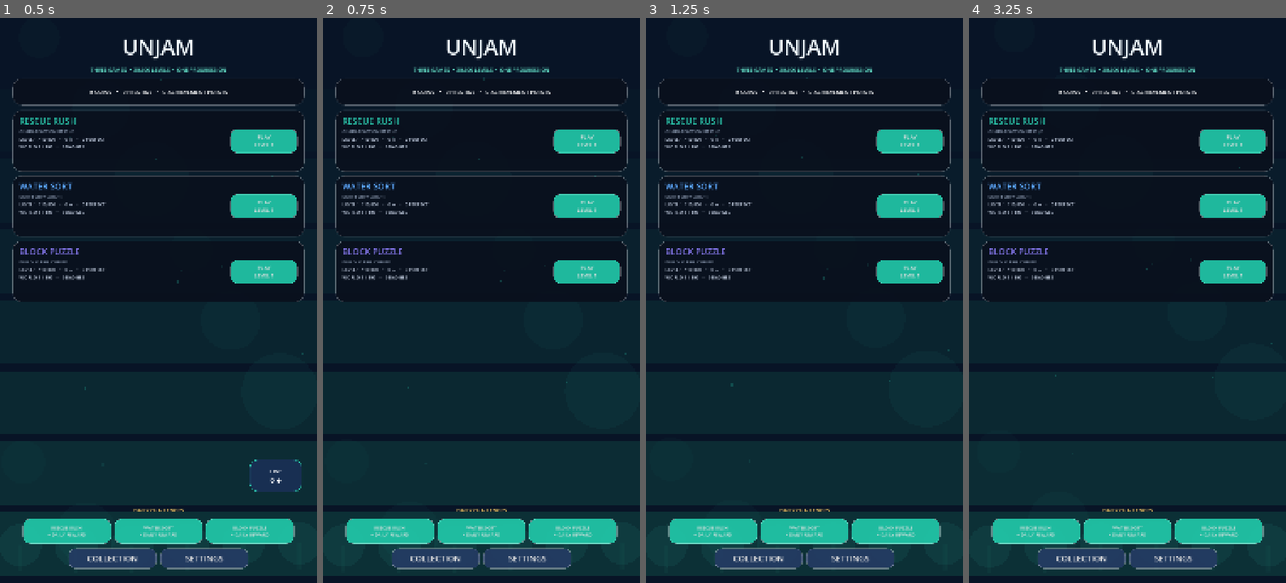
Above: before the commit, frames 1-4 (left to right).
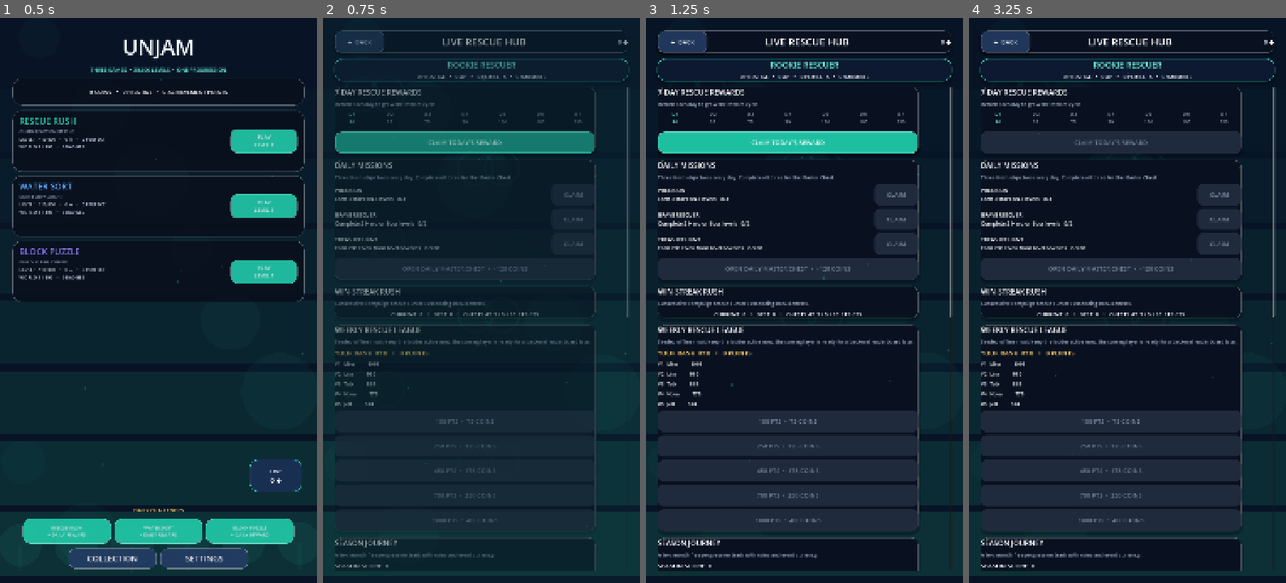
Above: after the commit, the same moments.

Repository: eghosa001/unjam
Game: Godot game, scene res://scenes/Main.tscn
The game is run twice, just before and just after one commit, with the same random seed, the same clock (stepped at 60 frames per second) and the same inputs.
Inputs:
- Up to frame 1 (0.5 s): no input
- Up to frame 2 (0.75 s): click "LIVE 0 ◆" at 0.5 s
- Up to frame 3 (1.25 s): no input
- Up to frame 4 (3.25 s): click "COLLECTION" at 1.25 s; click "SETTINGS" at 2 s; click "PLAY LEVEL 1" at 2.75 s

Frame 1 is identical in both runs. In frame 2, 24% of the frame differs, in the area x 3-97%, y 2-98%; in frame 3, 27%; in frame 4, 27%.
Error before the commit: Parse Error: Cannot infer the type of "unlocked" variable because the value doesn't have a set type. (res://scripts/ui/retention_hub.gd:210)

Commit message:
Fix retention hub typing and polish controls

Diff:
--- a/scripts/ui/retention_hub.gd
+++ b/scripts/ui/retention_hub.gd
@@ -7,7 +7,7 @@
 	RetentionManager.retention_updated.connect(refresh)
 	refresh()
 
-func style_box(color: Color, radius := 24, border := Color.TRANSPARENT, width := 0) -> StyleBoxFlat:
+func style_box(color: Color, radius: int = 24, border: Color = Color.TRANSPARENT, width: int = 0, shadow: int = 0) -> StyleBoxFlat:
 	var s := StyleBoxFlat.new()
 	s.bg_color = color
 	for key in ["corner_radius_top_left","corner_radius_top_right","corner_radius_bottom_left","corner_radius_bottom_right"]:
@@ -18,23 +18,31 @@
 		s.border_width_top = width
 		s.border_width_bottom = width
 		s.border_color = border
+	if shadow > 0:
+		s.shadow_color = Color(0,0,0,0.28)
+		s.shadow_size = shadow
+		s.shadow_offset = Vector2(0, 6)
 	return s
 
-func make_button(text_value: String, accent := false) -> Button:
+func make_button(text_value: String, accent: bool = false) -> Button:
 	var b := Button.new()
 	b.text = text_value
 	b.custom_minimum_size = Vector2(0, 74)
 	b.add_theme_font_size_override("font_size", 21)
-	var c := Color("223a60") if not accent else Color("20c9aa")
-	b.add_theme_stylebox_override("normal", style_box(c, 20, Color(1,1,1,0.08), 2))
-	b.add_theme_stylebox_override("pressed", style_box(c.darkened(0.12), 20))
+	var c: Color = Color("223a60") if not accent else Color("20c9aa")
+	b.add_theme_stylebox_override("normal", style_box(Color(c,0.94), 20, Color(1,1,1,0.08), 2, 5))
+	b.add_theme_stylebox_override("hover", style_box(c.lightened(0.08), 20, Color(1,1,1,0.18), 2, 8))
+	b.add_theme_stylebox_override("pressed", style_box(c.darkened(0.12), 20, Color.WHITE, 2, 2))
+	b.add_theme_stylebox_override("disabled", style_box(Color("202a3d"), 20))
+	b.add_theme_color_override("font_color", Color.WHITE)
+	b.add_theme_color_override("font_disabled_color", Color("77849a"))
 	return b
 
 func refresh() -> void:
 	for child in get_children(): child.queue_free()
-	var backdrop := ColorRect.new()
-	backdrop.color = Color(0.018,0.032,0.07,0.985)
+	var backdrop := PremiumBackdrop.new()
 	backdrop.set_anchors_and_offsets_preset(Control.PRESET_FULL_RECT)
+	backdrop.configure(Color("071426"), Color("2dd4b6"), 4)
 	add_child(backdrop)
 	var margin := MarginContainer.new()
 	margin.set_anchors_and_offsets_preset(Control.PRESET_FULL_RECT)
@@ -45,7 +53,11 @@
 	root.add_theme_constant_override("separation", 18)
 	margin.add_child(root)
 
+	var header_panel := PanelContainer.new()
+	header_panel.add_theme_stylebox_override("panel", style_box(Color(0.035,0.065,0.125,0.95), 26, Color(1,1,1,0.08), 2, 8))
+	root.add_child(header_panel)
 	var header := HBoxContainer.new()
+	header_panel.add_child(header)
 	var back := make_button("←  BACK")
 	back.custom_minimum_size.x = 170
 	back.pressed.connect(_close)
@@ -62,23 +74,22 @@
 	currency.horizontal_alignment = HORIZONTAL_ALIGNMENT_RIGHT
 	currency.add_theme_font_size_override("font_size", 22)
 	header.add_child(currency)
-	root.add_child(header)
-
-	var profile := RetentionManager.profile_snapshot()
+
+	var profile: Dictionary = RetentionManager.profile_snapshot()
 	var hero := PanelContainer.new()
-	hero.add_theme_stylebox_override("panel", style_box(Color(0.05,0.10,0.19,0.96), 28, Color("2dd4b6"), 2))
+	hero.add_theme_stylebox_override("panel", style_box(Color(0.05,0.10,0.19,0.96), 28, Color("2dd4b6"), 2, 10))
 	root.add_child(hero)
 	var hero_box := VBoxContainer.new()
 	hero_box.add_theme_constant_override("separation", 8)
 	hero.add_child(hero_box)
 	var rank := Label.new()
-	rank.text = String(profile.title).to_upper()
+	rank.text = String(profile.get("title", "PLAYER")).to_upper()
 	rank.horizontal_alignment = HORIZONTAL_ALIGNMENT_CENTER
 	rank.add_theme_font_size_override("font_size", 28)
 	rank.add_theme_color_override("font_color", Color("67e8cf"))
 	hero_box.add_child(rank)
 	var stats := Label.new()
-	stats.text = "%d PRESTIGE   •   %d AP   •   %d PERFECTS   •   %d VARIANTS" % [int(profile.prestige), int(profile.achievement_points), int(profile.perfects), int(profile.variants)]
+	stats.text = "%d PRESTIGE   •   %d AP   •   %d PERFECTS   •   %d VARIANTS" % [int(profile.get("prestige",0)), int(profile.get("achievement_points",0)), int(profile.get("perfects",0)), int(profile.get("variants",0))]
 	stats.horizontal_alignment = HORIZONTAL_ALIGNMENT_CENTER
 	stats.add_theme_font_size_override("font_size", 18)
 	hero_box.add_child(stats)
@@ -97,10 +108,11 @@
 	build_achievements(body)
 	build_event_shop(body)
 	build_collection(body)
+	PremiumVisuals.entrance(root, 0.02)
 
 func section(parent: VBoxContainer, title_text: String, subtitle_text: String = "") -> VBoxContainer:
 	var panel := PanelContainer.new()
-	panel.add_theme_stylebox_override("panel", style_box(Color(0.035,0.065,0.125,0.95), 26, Color(1,1,1,0.07), 2))
+	panel.add_theme_stylebox_override("panel", style_box(Color(0.035,0.065,0.125,0.95), 26, Color(1,1,1,0.07), 2, 8))
 	parent.add_child(panel)
 	var box := VBoxContainer.new()
 	box.add_theme_constant_override("separation", 10)
@@ -123,7 +135,7 @@
 	var row := HBoxContainer.new()
 	row.add_theme_constant_override("separation", 8)
 	box.add_child(row)
-	var day := clamp(int(SaveManager.data.login_cycle_day), 1, 7)
+	var day: int = clampi(int(SaveManager.data.login_cycle_day), 1, 7)
 	for i in range(7):
 		var label := Label.new()
 		label.text = "D%d\n%d" % [i+1, RetentionManager.LOGIN_REWARDS[i]]
@@ -143,8 +155,8 @@
 		row.add_theme_constant_override("separation", 12)
 		box.add_child(row)
 		var text := Label.new()
-		var progress := RetentionManager.mission_progress(String(mission.id))
-		text.text = "%s\n%s   %d/%d" % [String(mission.title), String(mission.description), min(progress, int(mission.target)), int(mission.target)]
+		var progress: int = int(RetentionManager.mission_progress(String(mission.id)))
+		text.text = "%s\n%s   %d/%d" % [String(mission.title), String(mission.description), mini(progress, int(mission.target)), int(mission.target)]
 		text.size_flags_horizontal = Control.SIZE_EXPAND_FILL
 		text.add_theme_font_size_override("font_size", 18)
 		row.add_child(text)
@@ -169,7 +181,7 @@
 	box.add_child(label)
 
 func build_weekly(parent: VBoxContainer) -> void:
-	var rank := RetentionManager.weekly_rank()
+	var rank: int = int(RetentionManager.weekly_rank())
 	var points := int(SaveManager.data.weekly_points)
 	var box := section(parent, "WEEKLY RESCUE LEAGUE", "Seeded offline rivals keep the ladder active now; the scoring layer is ready for a backend leaderboard later.")
 	var headline := Label.new()
@@ -177,11 +189,11 @@
 	headline.add_theme_font_size_override("font_size", 22)
 	headline.add_theme_color_override("font_color", Color("ffd166"))
 	box.add_child(headline)
-	var rivals := RetentionManager.weekly_rivals()
-	for i in range(min(5, rivals.size())):
-		var r := rivals[i]
+	var rivals: Array = RetentionManager.weekly_rivals()
+	for i in range(mini(5, rivals.size())):
+		var r: Dictionary = rivals[i]
 		var line := Label.new()
-		line.text = "#%d  %-12s  %d" % [i+1, String(r.name), int(r.points)]
+		line.text = "#%d  %-12s  %d" % [i+1, String(r.get("name","RIVAL")), int(r.get("points",0))]
 		line.add_theme_font_size_override("font_size", 17)
 		box.add_child(line)
 	for i in range(RetentionManager.WEEKLY_TARGETS.size()):
@@ -207,9 +219,9 @@
 	var box := section(parent, "ACHIEVEMENT VAULT", "Major accomplishments unlock claimable coin rewards in addition to prestige and achievement points.")
 	for id in RetentionManager.ACHIEVEMENT_REWARDS:
 		var reward: Dictionary = RetentionManager.ACHIEVEMENT_REWARDS[id]
-		var unlocked := id in SaveManager.data.achievements
-		var claimed := id in SaveManager.data.achievement_reward_claimed
-		var b := make_button("%s  •  %d COINS%s" % [String(reward.title), int(reward.coins), "  CLAIMED" if claimed else ("  LOCKED" if not unlocked else "")], unlocked and not claimed)
+		var unlocked: bool = id in SaveManager.data.achievements
+		var claimed: bool = id in SaveManager.data.achievement_reward_claimed
+		var b := make_button("%s  •  %d COINS%s" % [String(reward.get("title","ACHIEVEMENT")), int(reward.get("coins",0)), "  CLAIMED" if claimed else ("  LOCKED" if not unlocked else "")], unlocked and not claimed)
 		b.disabled = not unlocked or claimed
 		b.pressed.connect(func(key = String(id)): RetentionManager.claim_achievement_reward(key))
 		box.add_child(b)
@@ -217,7 +229,7 @@
 func build_event_shop(parent: VBoxContainer) -> void:
 	var box := section(parent, "LIMITED EVENT SHOP", "Earn ◆ from missions and normal campaign play. Event cosmetics never block progression.")
 	for item in RetentionManager.event_shop():
-		var owned := String(item.id) in SaveManager.data.event_shop_owned
+		var owned: bool = String(item.id) in SaveManager.data.event_shop_owned
 		var b := make_button("%s  •  %d ◆%s" % [String(item.title), int(item.cost), "  OWNED" if owned else ""])
 		b.disabled = owned or int(SaveManager.data.event_currency) < int(item.cost)
 		b.pressed.connect(func(id = String(item.id)): RetentionManager.buy_event_item(id))
